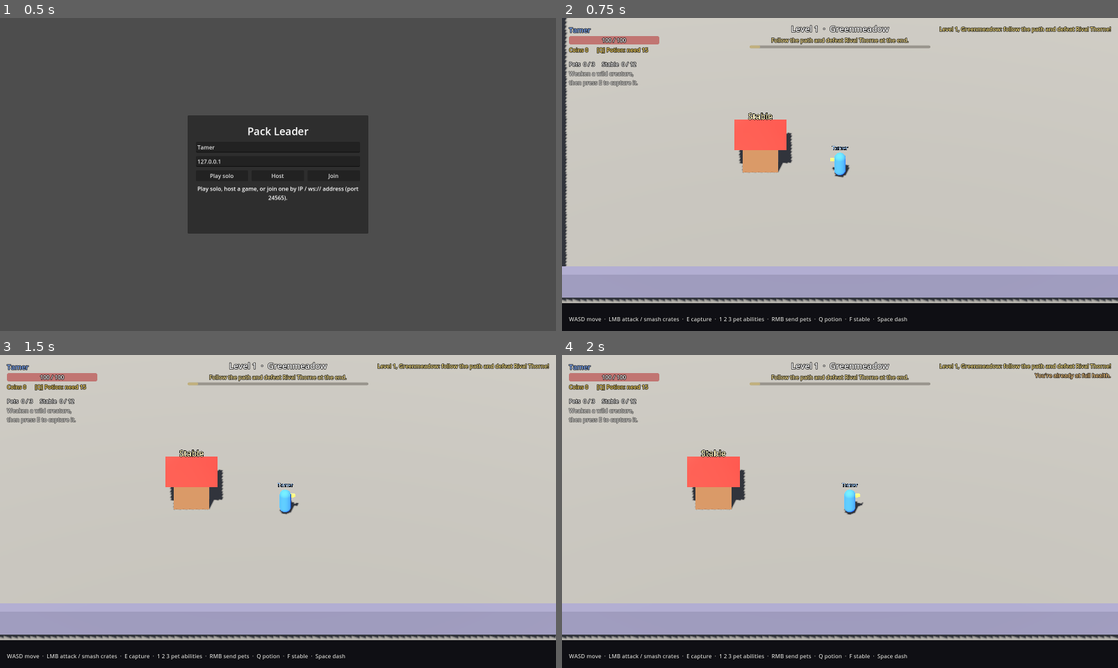
Above: before the commit, frames 1-4 (two rows, left to right).
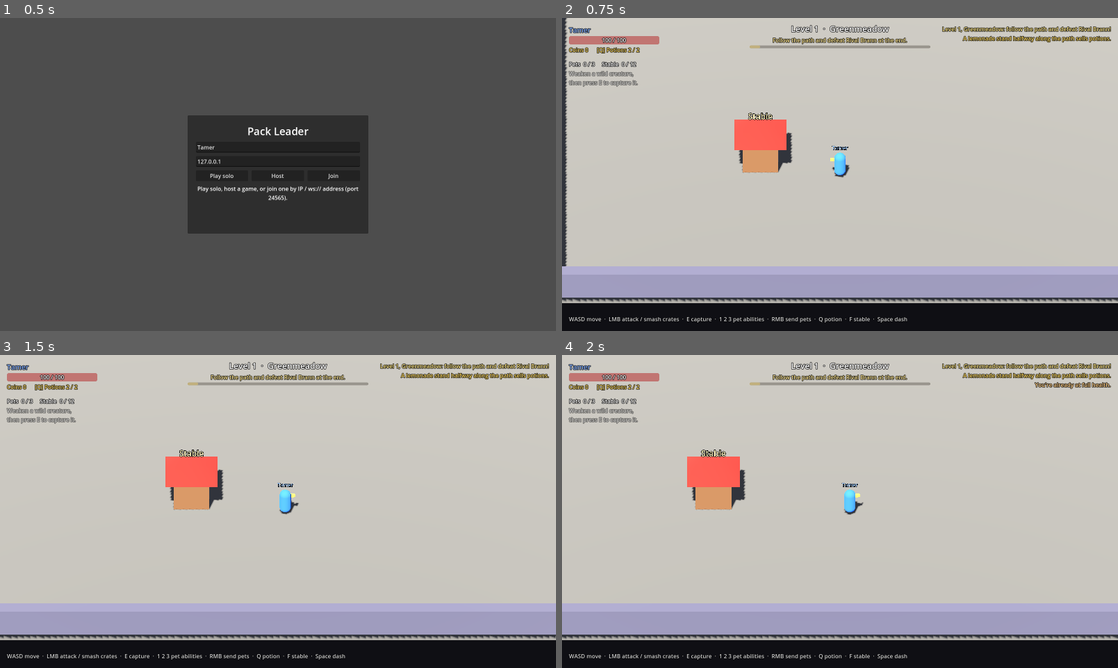
Above: after the commit, the same moments.

Repository: stealer999-design/Pack-Leader
Game: Godot game, scene res://scenes/main.tscn
Two runs of this game, one before a commit and one after it. Both use one fixed random seed, a clock stepped at 60 frames per second and the inputs below.
Inputs (mouse positions are in pixels of both pictures, inside the frame that each line leads up to):
- Up to frame 1 (0.5 s): no input
- Up to frame 2 (0.75 s): click "Play solo" at 0.5 s
- Up to frame 3 (1.5 s): tap E (capture) at 1.25 s; move the mouse to (400, 495) at 1.27 s; hold D (move_right) from 1.28 s (still down); tap F (interact) at 1.35 s
- Up to frame 4 (2 s): keep holding D (move_right); tap Q (potion) at 1.55 s

Frame 1 is identical in both runs. In frame 2, 1.2% of the frame differs, in the area x 11-99%, y 2-12%; in frame 3, 1.2%; in frame 4, 1.4%.

Commit message:
Carry potions and buy them at a mid-level lemonade stand
Potions are now an item instead of costing coins on use: each player
carries up to 2 and gets a full pair at the start of every level. Halfway
along each level a lemonade stand (counter, striped awning and vendor, in a
clearing kept free of rocks, creatures and crates) sells more for 10 coins.

Co-Authored-By: Claude Opus 5.5 <noreply@anthropic.com>
Claude-Session: https://claude.ai/code/session_01SHXn7uzAhXhqkDiK48VPSa

Diff:
--- a/scenes/hud.tscn
+++ b/scenes/hud.tscn
@@ -264,3 +264,60 @@
 text = "Stabled pets are fully healed.  To swap when your party is full, select a party pet, then a stable pet.  [F] close"
 horizontal_alignment = 1
 autowrap_mode = 3
+
+[node name="ShopPanel" type="PanelContainer" parent="."]
+unique_name_in_owner = true
+visible = false
+theme = SubResource("hud_theme")
+anchors_preset = 8
+anchor_left = 0.5
+anchor_top = 0.5
+anchor_right = 0.5
+anchor_bottom = 0.5
+offset_left = -230.0
+offset_top = -130.0
+offset_right = 230.0
+offset_bottom = 130.0
+grow_horizontal = 2
+grow_vertical = 2
+theme_override_styles/panel = SubResource("panel_style")
+
+[node name="Margin" type="MarginContainer" parent="ShopPanel"]
+layout_mode = 2
+theme_override_constants/margin_left = 20
+theme_override_constants/margin_top = 16
+theme_override_constants/margin_right = 20
+theme_override_constants/margin_bottom = 16
+
+[node name="VBox" type="VBoxContainer" parent="ShopPanel/Margin"]
+layout_mode = 2
+theme_override_constants/separation = 12
+
+[node name="Title" type="Label" parent="ShopPanel/Margin/VBox"]
+layout_mode = 2
+theme_override_colors/font_color = Color(1, 0.88, 0.35, 1)
+theme_override_font_sizes/font_size = 26
+text = "Lemonade Stand"
+horizontal_alignment = 1
+
+[node name="Greeting" type="Label" parent="ShopPanel/Margin/VBox"]
+layout_mode = 2
+modulate = Color(1, 1, 1, 0.75)
+text = "\"Fresh potions, squeezed this morning!\""
+horizontal_alignment = 1
+
+[node name="ShopInfo" type="Label" parent="ShopPanel/Margin/VBox"]
+unique_name_in_owner = true
+layout_mode = 2
+horizontal_alignment = 1
+
+[node name="BuyButton" type="Button" parent="ShopPanel/Margin/VBox"]
+unique_name_in_owner = true
+layout_mode = 2
+text = "Buy a potion"
+
+[node name="Hint" type="Label" parent="ShopPanel/Margin/VBox"]
+layout_mode = 2
+modulate = Color(1, 1, 1, 0.6)
+text = "[F] close"
+horizontal_alignment = 1
--- a/scenes/player.tscn
+++ b/scenes/player.tscn
@@ -42,6 +42,9 @@
 properties/3/path = NodePath(".:coins")
 properties/3/spawn = true
 properties/3/replication_mode = 2
+properties/4/path = NodePath(".:potions")
+properties/4/spawn = true
+properties/4/replication_mode = 2
 
 [node name="Player" type="CharacterBody3D"]
 collision_layer = 2
--- a/scripts/hud.gd
+++ b/scripts/hud.gd
@@ -27,9 +27,16 @@
 @onready var stable_title: Label = %StableTitle
 @onready var stable_list: VBoxContainer = %StableList
 @onready var coins_label: Label = %CoinsLabel
+@onready var shop_panel: Control = %ShopPanel
+@onready var shop_info: Label = %ShopInfo
+@onready var buy_button: Button = %BuyButton
 @onready var level_label: Label = %LevelLabel
 @onready var objective_label: Label = %ObjectiveLabel
 @onready var progress_bar: ProgressBar = %ProgressBar
+
+
+func _ready() -> void:
+	buy_button.pressed.connect(func() -> void: _player.request_buy_potion.rpc_id(1))
 
 
 func bind(player: Player) -> void:
@@ -46,9 +53,15 @@
 		return
 	downed_label.visible = _player.downed
 	var near_stable := _player.world.is_near_stable(_player.global_position)
+	var near_shop := _player.world.is_near_shop(_player.global_position)
 	if is_stable_open() and not near_stable:
 		close_stable()
-	interact_label.visible = near_stable and not is_stable_open()
+	if shop_panel.visible and not near_shop:
+		shop_panel.hide()
+	interact_label.visible = (near_stable or near_shop) and not is_window_open()
+	interact_label.text = "[F]  Open stable" if near_stable else "[F]  Visit the lemonade stand"
+	if shop_panel.visible:
+		_update_shop()
 	_update_hover()
 	_update_objective()
 	_update_coins()
@@ -72,6 +85,37 @@
 	tween.tween_interval(4.0)
 	tween.tween_property(label, "modulate:a", 0.0, 1.0)
 	tween.tween_callback(label.queue_free)
+
+
+# --- Windows ---------------------------------------------------------------------------
+
+func is_window_open() -> bool:
+	return stable_panel.visible or shop_panel.visible
+
+
+func close_windows() -> void:
+	stable_panel.hide()
+	shop_panel.hide()
+
+
+func open_shop() -> void:
+	shop_panel.show()
+	_update_shop()
+
+
+func _update_shop() -> void:
+	var price := _player.potion_price
+	shop_info.text = "Potion: %d coins each   (heals %d%%)\nYou have %d coins and %d / %d potions." \
+			% [price, roundi(_player.potion_heal * 100.0), _player.coins, _player.potions, Player.MAX_POTIONS]
+	if _player.potions >= Player.MAX_POTIONS:
+		buy_button.text = "Your bag is full"
+		buy_button.disabled = true
+	elif _player.coins < price:
+		buy_button.text = "Not enough coins"
+		buy_button.disabled = true
+	else:
+		buy_button.text = "Buy a potion (%d coins)" % price
+		buy_button.disabled = false
 
 
 # --- Stable window -------------------------------------------------------------------
@@ -186,10 +230,10 @@
 
 
 func _update_coins() -> void:
-	var potion := "ready" if _player.coins >= _player.potion_cost else "need %d" % _player.potion_cost
+	var potions := "%d / %d" % [_player.potions, Player.MAX_POTIONS]
 	if _player.potion_cooldown_left() > 0.0:
-		potion = "%.0fs" % ceilf(_player.potion_cooldown_left())
-	coins_label.text = "Coins %d      [Q] Potion: %s" % [_player.coins, potion]
+		potions += "  (%.0fs)" % ceilf(_player.potion_cooldown_left())
+	coins_label.text = "Coins %d      [Q] Potions %s" % [_player.coins, potions]
 
 
 func _update_objective() -> void:
--- a/scripts/level_generator.gd
+++ b/scripts/level_generator.gd
@@ -13,6 +13,7 @@
 const ARENA_WIDTH := 56.0
 const MIN_PATH_WIDTH := 24.0
 const MAX_PATH_WIDTH := 40.0
+const SHOP_CLEARANCE := 9.0  ## No rocks, creatures or crates this close to the lemonade stand.
 const MAX_SWAY := 20.0  ## How far the path may drift sideways from its start line.
 
 const RIVAL_NAMES := ["Kael", "Mira", "Dax", "Vesper", "Rook", "Sable", "Juno", "Thorne", "Lyra", "Brann"]
@@ -24,6 +25,7 @@
 ##   rocks: [{ pos: Vector3, size: Vector3 }]
 ##   creature_spots: [{ pos: Vector3, depth: float }]   depth = 0..1 along the path
 ##   crate_spots: [{ pos: Vector3, gold: bool }]
+##   shop_point: Vector3, shop_side: float (-1 = left wall, 1 = right wall)
 ##   start_point, stable_point, rival_point, exit_point: Vector3
 ##   total_length: float, rival_name: String, rival_species: int, floor_tint: Color,
 ##   biome: int (index into BiomeDB.BIOMES)
@@ -55,6 +57,18 @@
 		_add_crate_spots(rng, seg, rocks, spots, crates)
 		z -= SEGMENT_LENGTH
 
+	# The lemonade stand: against a wall of the middle path segment, with a
+	# clear, safe area around it.
+	var shop_seg: Dictionary = segments[1 + path_count / 2]
+	var shop_side := -1.0 if rng.randf() < 0.5 else 1.0
+	var shop_point := Vector3(shop_seg.center_x + shop_side * (shop_seg.width * 0.5 - 3.0), 0.0,
+			(shop_seg.z_start + shop_seg.z_end) * 0.5)
+	var away_from_shop := func(item: Dictionary) -> bool:
+		return Vector2(item.pos.x - shop_point.x, item.pos.z - shop_point.z).length() > SHOP_CLEARANCE
+	rocks.assign(rocks.filter(away_from_shop))
+	spots.assign(spots.filter(away_from_shop))
+	crates.assign(crates.filter(away_from_shop))
+
 	var arena_center := clampf(center, -12.0, 12.0)
 	var arena := {"z_start": z, "z_end": z - ARENA_LENGTH, "center_x": arena_center, "width": ARENA_WIDTH, "kind": "arena"}
 	segments.append(arena)
@@ -70,6 +84,8 @@
 		"rocks": rocks,
 		"creature_spots": spots,
 		"crate_spots": crates,
+		"shop_point": shop_point,
+		"shop_side": shop_side,
 		"start_point": Vector3(0.0, 0.0, -14.0),
 		"stable_point": Vector3(-8.0, 0.0, -16.0),
 		"rival_point": Vector3(arena_center, 0.0, arena.z_start - ARENA_LENGTH * 0.55),
--- a/scripts/player.gd
+++ b/scripts/player.gd
@@ -9,6 +9,8 @@
 const MAX_PARTY := 3
 const MAX_STABLE := 12
 const RIVAL_COMMAND := "@rival"
+## Potions a player can carry. Everyone starts each level with a full set.
+const MAX_POTIONS := 2
 
 @export_group("Movement")
 @export var move_speed := 6.0
@@ -31,7 +33,8 @@
 @export var regen_delay := 5.0
 ## Fraction of max health regenerated per second once out of combat.
 @export var regen_rate := 0.03
-@export var potion_cost := 15
+## Coins per potion at the lemonade stand.
+@export var potion_price := 10
 ## Fraction of max health a potion restores.
 @export_range(0.0, 1.0) var potion_heal := 0.5
 @export var potion_cooldown := 8.0
@@ -47,6 +50,7 @@
 
 # Replicated from the server.
 var coins := 0
+var potions := MAX_POTIONS
 var downed := false:
 	set(v):
 		downed = v
@@ -146,17 +150,19 @@
 	model.rotation.y = atan2(-_aim_dir.x, -_aim_dir.z)
 
 	if Input.is_action_just_pressed("potion") and _potion_timer <= 0.0:
-		if coins >= potion_cost and health.current < health.max_health:
+		if potions > 0 and health.current < health.max_health:
 			_potion_timer = potion_cooldown
 		request_potion.rpc_id(1)  # the server explains if it can't be used
 
 	if Input.is_action_just_pressed("interact"):
-		if world.hud.is_stable_open():
-			world.hud.close_stable()
+		if world.hud.is_window_open():
+			world.hud.close_windows()
 		elif world.is_near_stable(global_position):
 			world.hud.open_stable()
-	if world.hud.is_stable_open():
-		return  # mouse is busy with the stable window
+		elif world.is_near_shop(global_position):
+			world.hud.open_shop()
+	if world.hud.is_window_open():
+		return  # mouse is busy with the stable or shop window
 
 	if Input.is_action_pressed("attack") and _attack_timer <= 0.0:
 		_attack_timer = attack_cooldown
@@ -237,14 +243,33 @@
 	if health.current >= health.max_health:
 		world.tell(peer_id, "You're already at full health.", Color(1, 0.8, 0.5))
 		return
-	if coins < potion_cost:
-		world.tell(peer_id, "A potion costs %d coins (you have %d). Smash crates for coins!" % [potion_cost, coins],
+	if potions <= 0:
+		world.tell(peer_id, "You're out of potions. Buy more at the lemonade stand halfway along the path.",
 				Color(1, 0.8, 0.5))
 		return
 	_server_potion_timer = potion_cooldown * 0.8
-	coins -= potion_cost
+	potions -= 1
 	health.heal(health.max_health * potion_heal)
 	world.play_burst.rpc(global_position, Color(0.5, 1.0, 0.55), 1.5)
+
+
+@rpc("any_peer", "call_local", "reliable")
+func request_buy_potion() -> void:
+	if not _sent_by_owner() or downed:
+		return
+	if not world.is_near_shop(global_position):
+		world.tell(peer_id, "You need to be at the lemonade stand.", Color(1, 0.8, 0.5))
+		return
+	if potions >= MAX_POTIONS:
+		world.tell(peer_id, "You can only carry %d potions." % MAX_POTIONS, Color(1, 0.8, 0.5))
+		return
+	if coins < potion_price:
+		world.tell(peer_id, "A potion costs %d coins (you have %d). Smash crates for coins!" % [potion_price, coins],
+				Color(1, 0.8, 0.5))
+		return
+	coins -= potion_price
+	potions += 1
+	world.tell(peer_id, "Thanks! One fresh potion.", Color(1, 0.85, 0.35))
 
 
 @rpc("any_peer", "call_local", "reliable")
--- a/scripts/world.gd
+++ b/scripts/world.gd
@@ -25,6 +25,8 @@
 @export var xp_share_range := 25.0
 ## How close a player must be to the stable to use it.
 @export var stable_range := 4.5
+## How close a player must be to the lemonade stand to shop.
+@export var shop_range := 4.5
 ## Stepping this close to the open portal starts the next level.
 @export var exit_radius := 2.5
 ## XP every pet gets for defeating a rival (x level number).
@@ -257,6 +259,14 @@
 	return _flat_distance(point, stable.global_position) <= stable_range
 
 
+func shop_position() -> Vector3:
+	return level_root.to_global(layout.shop_point) if not layout.is_empty() else Vector3.INF
+
+
+func is_near_shop(point: Vector3) -> bool:
+	return not layout.is_empty() and _flat_distance(point, shop_position()) <= shop_range
+
+
 ## Keeps a point on the walkable floor of the current level.
 func clamp_to_level(point: Vector3) -> Vector3:
 	if layout.is_empty():
@@ -318,6 +328,7 @@
 
 	for p in get_players():
 		p.health.current = p.health.max_health
+		p.potions = Player.MAX_POTIONS  # a fresh pair of potions every level
 		p.downed = false
 		p._respawn_at.rpc_id(p.peer_id, player_spawn_point(p.peer_id))
 	for pet in get_all_pets():
@@ -348,6 +359,7 @@
 		})
 	announce.rpc("Level %d, %s: follow the path and defeat %s!" % [number, level_biome.name, boss_objective_name()],
 			Color(1, 0.9, 0.5))
+	announce.rpc("A lemonade stand halfway along the path sells potions.", Color(1, 0.85, 0.35))
 
 
 func on_rival_defeated(rival: Rival) -> void:
@@ -465,10 +477,104 @@
 		var body := _add_box(rock.pos + Vector3.UP * rock.size.y * 0.5, rock.size, rock_mat)
 		body.add_to_group("obstacles")
 
+	_build_shop()
 	stable.global_position = level_root.to_global(layout.stable_point)
 	stable.rotation.y = PATH_YAW + PI / 2.0
 	portal.global_position = level_root.to_global(layout.exit_point)
 	level_changed.emit()
+
+
+## The lemonade stand halfway along the path: counter, striped awning, potion
+## bottles and the vendor. Its front faces the middle of the path.
+func _build_shop() -> void:
+	var shop := Node3D.new()
+	shop.name = "LemonadeStand"
+	level_root.add_child(shop)
+	shop.position = layout.shop_point
+	shop.rotation.y = layout.shop_side * PI / 2.0
+
+	var body := StaticBody3D.new()
+	var shape := CollisionShape3D.new()
+	var box := BoxShape3D.new()
+	box.size = Vector3(2.9, 2.0, 2.6)
+	shape.shape = box
+	shape.position = Vector3(0.0, 1.0, 0.7)
+	body.add_child(shape)
+	shop.add_child(body)
+
+	var wood := _material(Color(0.62, 0.42, 0.24))
+	var light_wood := _material(Color(0.82, 0.66, 0.42))
+	_add_mesh(shop, Vector3(0.0, 0.5, 0.0), Vector3(2.6, 1.0, 0.8), wood)
+	_add_mesh(shop, Vector3(0.0, 1.04, 0.0), Vector3(2.9, 0.08, 1.0), light_wood)
+	for post in [Vector2(-1.35, -0.45), Vector2(1.35, -0.45), Vector2(-1.35, 1.7), Vector2(1.35, 1.7)]:
+		_add_mesh(shop, Vector3(post.x, 1.35, post.y), Vector3(0.12, 2.7, 0.12), wood)
+	var yellow := _material(Color(1.0, 0.85, 0.2))
+	var white := _material(Color(0.97, 0.95, 0.88))
+	for i in 6:
+		_add_mesh(shop, Vector3(-1.25 + i * 0.5, 2.72, 0.62), Vector3(0.5, 0.08, 2.6), yellow if i % 2 == 0 else white)
+	var potion_mat := _material(Color(0.95, 0.25, 0.35))
+	potion_mat.emission_enabled = true
+	potion_mat.emission = Color(0.5, 0.05, 0.1)
+	for x in [-0.8, -0.4, 0.4, 0.8]:
+		var bottle := MeshInstance3D.new()
+		var cylinder := CylinderMesh.new()
+		cylinder.top_radius = 0.06
+		cylinder.bottom_radius = 0.1
+		cylinder.height = 0.3
+		cylinder.material = potion_mat
+		bottle.mesh = cylinder
+		bottle.position = Vector3(x, 1.23, -0.1)
+		shop.add_child(bottle)
+	var lemon_mat := _material(Color(1.0, 0.9, 0.15))
+	var lemon := MeshInstance3D.new()
+	var sphere := SphereMesh.new()
+	sphere.radius = 0.13
+	sphere.height = 0.22
+	sphere.material = lemon_mat
+	lemon.mesh = sphere
+	lemon.position = Vector3(0.0, 1.18, -0.15)
+	shop.add_child(lemon)
+
+	# The vendor behind the counter.
+	var vendor := MeshInstance3D.new()
+	var capsule := CapsuleMesh.new()
+	capsule.radius = 0.35
+	capsule.height = 1.7
+	capsule.material = _material(Color(0.95, 0.75, 0.55))
+	vendor.mesh = capsule
+	vendor.position = Vector3(0.0, 0.85, 0.85)
+	shop.add_child(vendor)
+	_add_mesh(shop, Vector3(0.0, 0.95, 0.5), Vector3(0.6, 0.8, 0.05), yellow)  # apron
+	var hat := MeshInstance3D.new()
+	var brim := CylinderMesh.new()
+	brim.top_radius = 0.42
+	brim.bottom_radius = 0.42
+	brim.height = 0.05
+	brim.material = yellow
+	hat.mesh = brim
+	hat.position = Vector3(0.0, 1.72, 0.85)
+	shop.add_child(hat)
+
+	var sign := Label3D.new()
+	sign.text = "Lemonade Stand\nPotions"
+	sign.billboard = BaseMaterial3D.BILLBOARD_ENABLED
+	sign.pixel_size = 0.011
+	sign.font_size = 44
+	sign.outline_size = 12
+	sign.modulate = Color(1.0, 0.9, 0.4)
+	sign.position = Vector3(0.0, 3.5, 0.6)
+	shop.add_child(sign)
+
+
+func _add_mesh(parent: Node3D, pos: Vector3, size: Vector3, mat: Material) -> MeshInstance3D:
+	var mesh := MeshInstance3D.new()
+	var box := BoxMesh.new()
+	box.size = size
+	box.material = mat
+	mesh.mesh = box
+	mesh.position = pos
+	parent.add_child(mesh)
+	return mesh
 
 
 ## Closes the gaps where two path segments of different width/offset meet.
